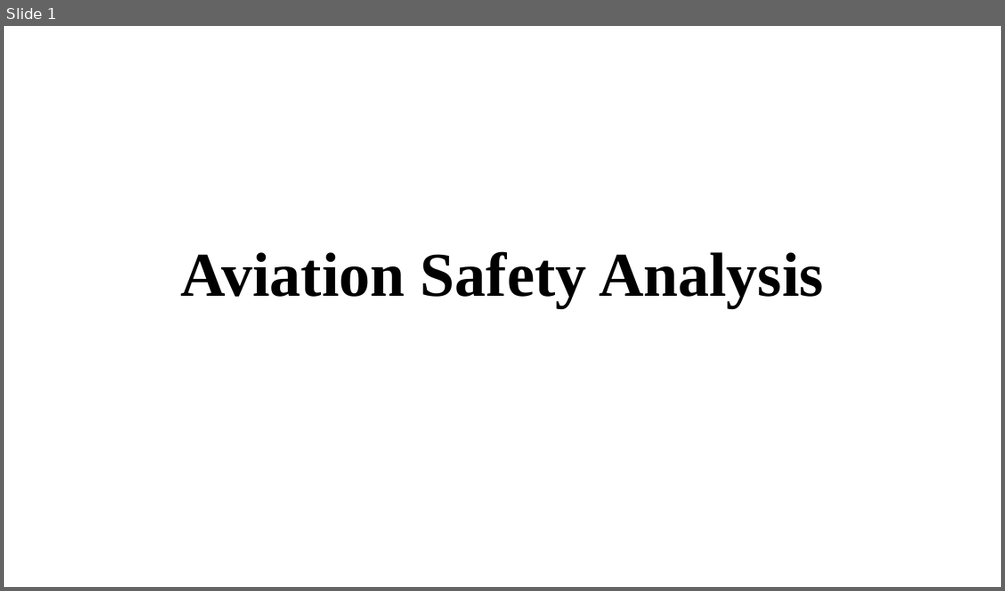
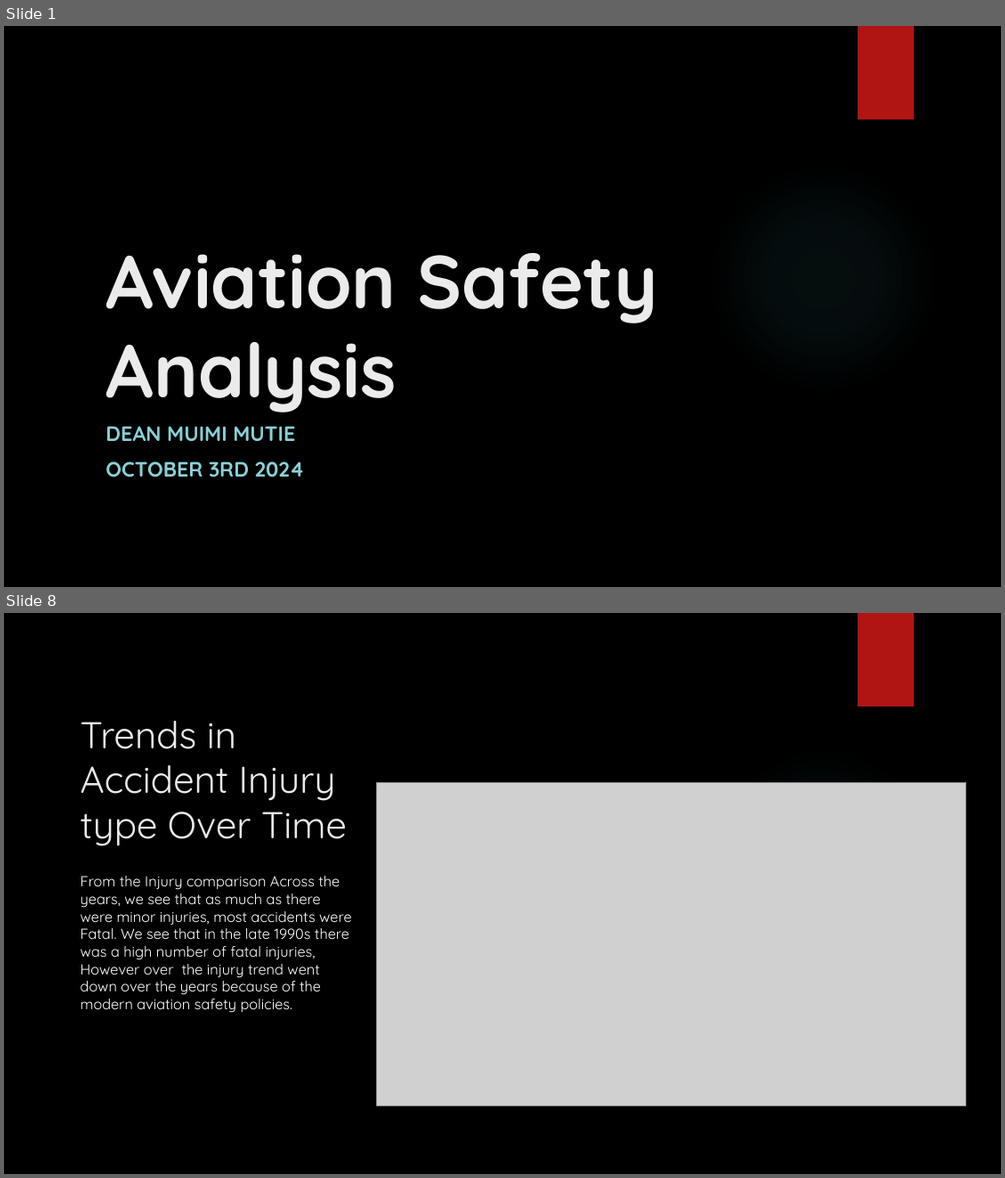
Before and after one commit to muimidean/aviation_safety_analysis, a slide deck: Aviation_Safety_Analysis_Presentation.pptx. Shown one above the other, each under a label of ours: slide 1 before the commit, slides 1 and 8 after it; the slides between them are not shown. The pictures are 1005x591 and 1005x1178 pixels, drawn with LibreOffice and Linux fonts; fonts in the diff are those of the drawing; grey boxes stand for pictures; background and template pictures are left out. Boxes give left, top, right and bottom in pixels: in the first picture for what was removed or moved away, otherwise in the second. Text is boxed around its words. In the diff, an @@ line names an element or a change of style, - is before the commit and + after.

```diff
--- a/Aviation_Safety_Analysis_Presentation.pptx
+++ b/Aviation_Safety_Analysis_Presentation.pptx
@@ slide 8 added at (4,613,1001,1174), background picture (left out); not listed: 2 template elements that a slide beside it also shows @@
@@ title added at (81,721,347,846), 36 pt, text #EBEBEB @@
+Trends in Accident Injury type Over Time
@@ picture added at (377,783,966,1106) @@
@@ text added at (81,876,351,1013), 14 pt, text #FFFFFF @@
+From the Injury comparison Across the years, we see that as much as there were minor injuries, most accidents were Fatal. We see that in the late 1990s there was a high number of fatal injuries, However over the injury trend went down over the years because of the modern aviation safety policies.
@@ slide 1 changed as well @@
@@ background #FFFFFF to picture (left out) @@
@@ rectangle added at (858,26,914,119), fill #B01513 @@
@@ title "Aviation Safety Analysis": place and size @@
-title "Aviation Safety Analysis" at (181,251,824,308)
+title "Aviation Safety Analysis" at (105,253,658,412)
@@ title "Aviation Safety Analysis" at (105,253,658,412): size 60 to 72 pt, font Times New Roman to Quicksand, text colour #000000 to #EBEBEB; alignment centre to left; line spacing 0.9 to 1 @@
@@ ellipse added at (708,163,938,394), fill gradient #50B9C1 @@
@@ subtitle added at (105,426,305,477), 20 pt, text #8AD0D6, bold @@
+DEAN MUIMI MUTIE
+OCTOBER 3RD 2024
```
Also in this commit, not shown: 2 other slides changed, 8 other slides added, 2 slides removed.
